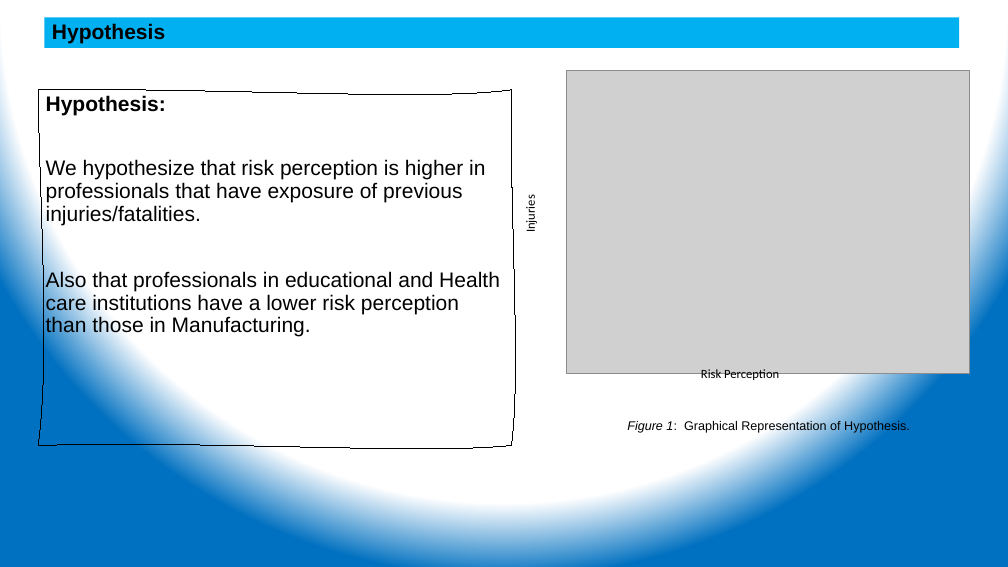
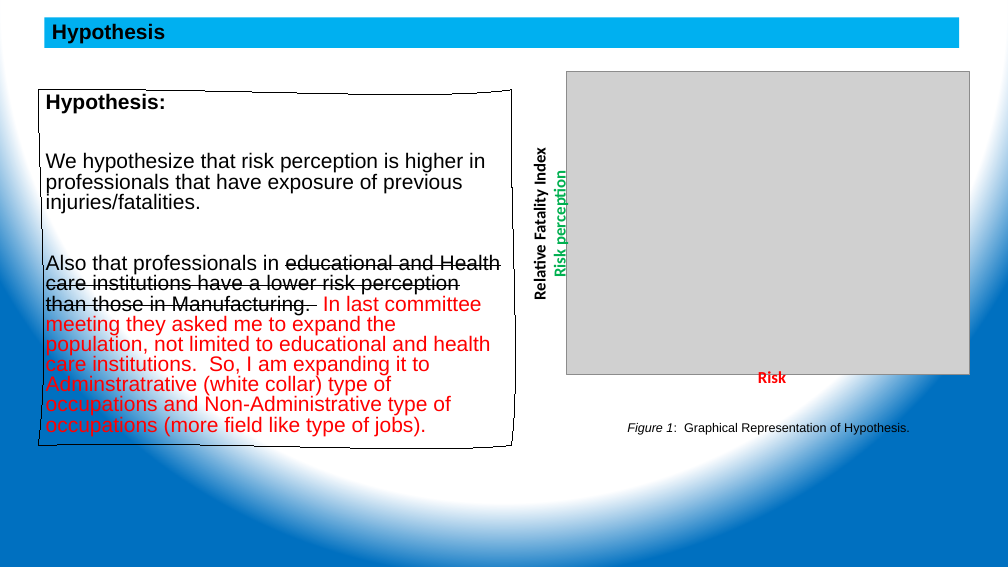
Before and after one commit to ehsintegration/yfd-phd-bls-data, a slide deck: slide 3 of D2-documentation/YennyF.Diaz-Risk Percep &Injuries_CommitteeUdate 11-02-20.pptx. Drawn at 1008x567 pixels with LibreOffice and Linux fonts; fonts in the diff are those of the drawing; grey boxes stand for pictures. Boxes give left, top, right and bottom in pixels: in the first picture for what was removed or moved away, otherwise in the second. Text is boxed around its words. In the diff, an @@ line names an element or a change of style, - is before the commit and + after.

Commit message:
updated pptx

```diff
--- a/D2-documentation/YennyF.Diaz-Risk Percep &Injuries_CommitteeUdate 11-02-20.pptx
+++ b/D2-documentation/YennyF.Diaz-Risk Percep &Injuries_CommitteeUdate 11-02-20.pptx
@@ text in freeform shape at bbox=[46, 152, 485, 213]: line spacing 0.9 to 0.8 @@
@@ text added at bbox=[530, 150, 570, 299], 16 pt, text #000000, bold @@
+Relative Fatality Index
+Risk perception
@@ text removed at bbox=[523, 198, 538, 231] @@
-Injuries
@@ text in freeform shape at bbox=[46, 254, 501, 436]: text changed; text colour #000000 to #FF0000 @@
-Also that professionals in educational and Health care institutions have a lower risk perception than those in Manufacturing.
+Also that professionals in educational and Health care institutions have a lower risk perception than those in Manufacturing. In last committee meeting they asked me to expand the population, not limited to educational and health care institutions. So, I am expanding it to Adminstratrative (white collar) type of occupations and Non-Administrative type of occupations (more field like type of jobs).
@@ text at bbox=[758, 370, 786, 388]: text changed; size 12 to 16 pt; text colour #000000 to #FF0000; bold on @@
-Risk Perception
+Risk
```
Also in this commit, not shown: 2 other slides changed, 21 slides added, 4 slides removed, 2 other files.
